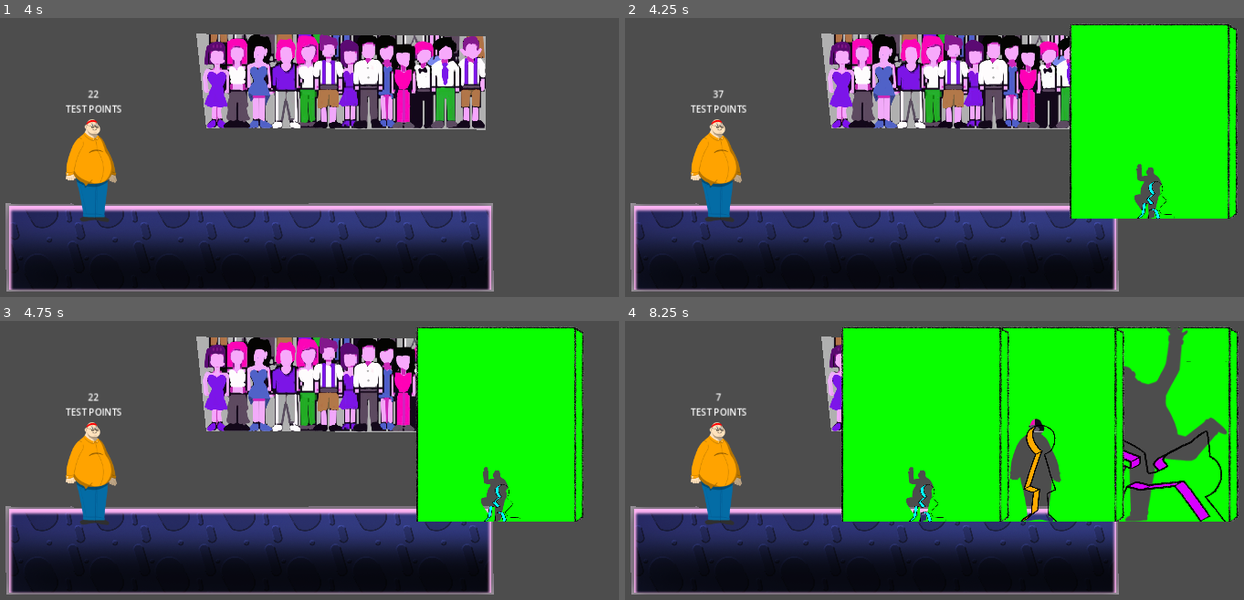
Above: before the commit, frames 1-4 (two rows, left to right).
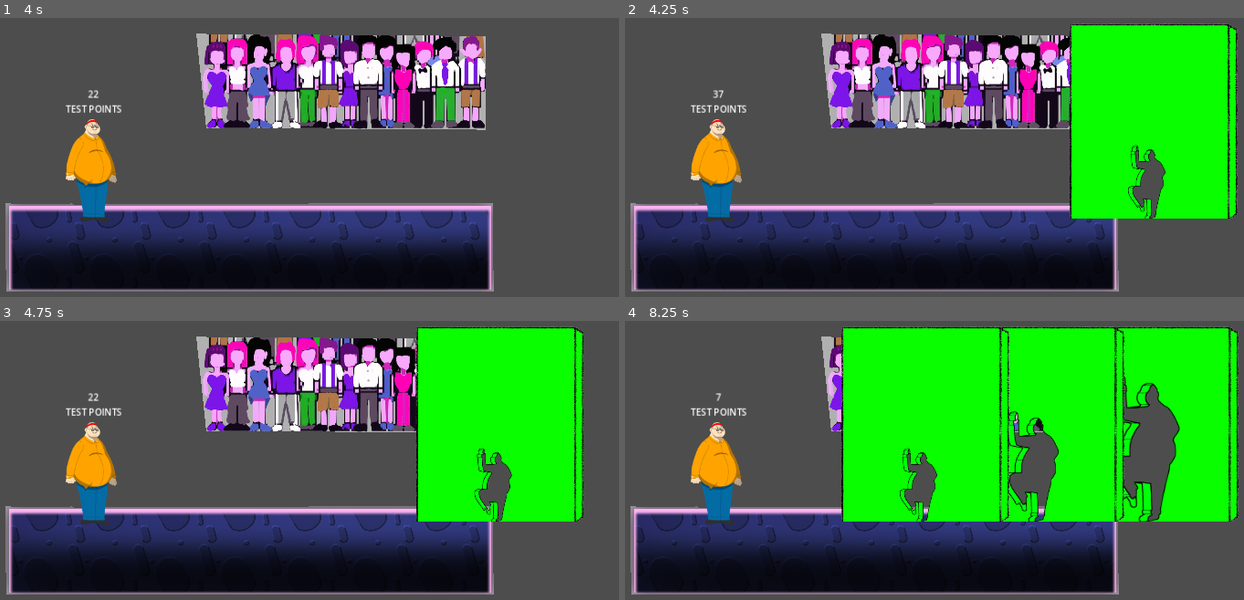
Above: after the commit, the same moments.

Repository: onegm/Scale-Game-Show
Game: Godot game, scene res://levels/Level1.tscn
Same seed, same stepped clock (60 frames per second), same inputs: the game is played once before the commit and once after it.
Inputs:
- Up to frame 1 (4 s): tap Enter at 0.5 s; hold Right (pose_right) 0.53-1.28 s; tap A (look_left) at 0.6, 2.1, 3.6 s; hold Down (pose_down) 1.28-2.03 s; tap D (look_right) at 1.35, 2.85 s; hold Right (pose_right) 2.03-2.78 s; hold Up (pose_up) 2.78-3.53 s; hold Left (pose_left) from 3.53 s (still down)
- Up to frame 2 (4.25 s): keep holding Left (pose_left)
- Up to frame 3 (4.75 s): keep holding Left (pose_left); tap D (look_right) at 4.35 s
- Up to frame 4 (8.25 s): release Left (pose_left) at 5.03 s; hold Down (pose_down) 5.03-5.78 s; tap A (look_left) at 5.1, 6.6, 8.1 s; hold Right (pose_right) 5.78-6.53 s; tap D (look_right) at 5.85, 7.35 s; hold Up (pose_up) 6.53-7.28 s; hold Right (pose_right) 7.28-8.03 s; hold Down (pose_down) from 8.03 s (still down)

Frame 1 is identical in both runs. In frame 2, 0.6% of the frame differs, in the area x 81-89%, y 45-72%; in frame 3, 0.6%; in frame 4, 6.0%, in the area x 44-98%, y 1-72%.

Commit message:
implement new wall cutouts

Diff:
--- a/levels/Level1.tscn
+++ b/levels/Level1.tscn
@@ -3,7 +3,7 @@
 [ext_resource type="Script" path="res://levels/level.gd" id="1_bx0cw"]
 [ext_resource type="PackedScene" uid="uid://c150wmemgs4sn" path="res://player/player.tscn" id="1_c3ycx"]
 [ext_resource type="PackedScene" uid="uid://c5bg2p28cloq2" path="res://environment/LevelBackground.tscn" id="2_qthyg"]
-[ext_resource type="PackedScene" uid="uid://c1wjv5t2mij27" path="res://UI/pause_menu/pause_menu.tscn" id="4_gf4vr"]
+[ext_resource type="PackedScene" uid="uid://c1wjv5t2mij27" path="res://ui/pause_menu/pause_menu.tscn" id="4_gf4vr"]
 
 [node name="Level1" type="Node2D"]
 y_sort_enabled = true
--- a/songs/song_sequence.gd
+++ b/songs/song_sequence.gd
@@ -29,7 +29,7 @@
 			time_sequence.append(float(next_line))
 		next_line = song_sequence_file.get_line()
 		counter += 1
-		if counter > 100 : break
+		if counter > 1000 : break
 
 	add_timers()
 
--- a/walls/Wall.tscn
+++ b/walls/Wall.tscn
@@ -1,70 +1,25 @@
-[gd_scene load_steps=16 format=3 uid="uid://cvprlymwlmhan"]
+[gd_scene load_steps=14 format=3 uid="uid://cvprlymwlmhan"]
 
 [ext_resource type="Script" path="res://walls/wall.gd" id="1_skayl"]
 [ext_resource type="PackedScene" uid="uid://d1fvq2460vh11" path="res://walls/posture/Posture.tscn" id="2_7uj5q"]
 [ext_resource type="Texture2D" uid="uid://bldld0uo8ocjq" path="res://walls/art/wall.png" id="3_rfxvc"]
-[ext_resource type="Texture2D" uid="uid://cdkfpce136suy" path="res://walls/art/outlines.png" id="4_7d671"]
+[ext_resource type="Texture2D" uid="uid://dbr65rhf52o7e" path="res://walls/art/outlines/Crouch Cutout Right.png" id="4_dxtw0"]
+[ext_resource type="Texture2D" uid="uid://fi0eattgvtci" path="res://walls/art/outlines/Point Cutout Left.png" id="4_hixfj"]
+[ext_resource type="Texture2D" uid="uid://8urnmlhh2gdu" path="res://walls/art/outlines/Wave Cutout Left.png" id="5_m0uip"]
+[ext_resource type="Texture2D" uid="uid://kfepw8xarydw" path="res://walls/art/outlines/Fight Cutout Left.png" id="6_hikeu"]
+[ext_resource type="Texture2D" uid="uid://5u37gjrj4ddm" path="res://walls/art/outlines/Crouch Cutout Left.png" id="7_xyo8x"]
+[ext_resource type="Texture2D" uid="uid://bgpo55hdryvjs" path="res://walls/art/outlines/Point Cutout Right.png" id="8_hqnop"]
+[ext_resource type="Texture2D" uid="uid://d3lew8jcbcgr8" path="res://walls/art/outlines/Wave Cutout Right.png" id="9_4xlcj"]
+[ext_resource type="Texture2D" uid="uid://b6ba1j03g4tr3" path="res://walls/art/outlines/Fight Cutout Right.png" id="10_v44wy"]
 
 [sub_resource type="RectangleShape2D" id="RectangleShape2D_wwqmh"]
 size = Vector2(26, 690)
-
-[sub_resource type="AtlasTexture" id="AtlasTexture_vqhof"]
-atlas = ExtResource("4_7d671")
-region = Rect2(750, 0, 750, 750)
-
-[sub_resource type="AtlasTexture" id="AtlasTexture_jbild"]
-atlas = ExtResource("4_7d671")
-region = Rect2(1500, 0, 750, 750)
-
-[sub_resource type="AtlasTexture" id="AtlasTexture_c3ey3"]
-atlas = ExtResource("4_7d671")
-region = Rect2(1500, 750, 750, 750)
-
-[sub_resource type="AtlasTexture" id="AtlasTexture_ogo7y"]
-atlas = ExtResource("4_7d671")
-region = Rect2(2250, 0, 750, 750)
-
-[sub_resource type="AtlasTexture" id="AtlasTexture_t3j10"]
-atlas = ExtResource("4_7d671")
-region = Rect2(2250, 750, 750, 750)
-
-[sub_resource type="AtlasTexture" id="AtlasTexture_q7m2w"]
-atlas = ExtResource("4_7d671")
-region = Rect2(0, 750, 750, 750)
-
-[sub_resource type="AtlasTexture" id="AtlasTexture_xn0k0"]
-atlas = ExtResource("4_7d671")
-region = Rect2(0, 1500, 750, 750)
-
-[sub_resource type="AtlasTexture" id="AtlasTexture_xk8uv"]
-atlas = ExtResource("4_7d671")
-region = Rect2(750, 750, 750, 750)
-
-[sub_resource type="AtlasTexture" id="AtlasTexture_aqegs"]
-atlas = ExtResource("4_7d671")
-region = Rect2(750, 1500, 750, 750)
 
 [sub_resource type="SpriteFrames" id="SpriteFrames_wrvex"]
 animations = [{
 "frames": [{
 "duration": 1.0,
-"texture": SubResource("AtlasTexture_vqhof")
-}],
-"loop": false,
-"name": &"0",
-"speed": 1.0
-}, {
-"frames": [{
-"duration": 1.0,
-"texture": SubResource("AtlasTexture_jbild")
-}],
-"loop": false,
-"name": &"1",
-"speed": 1.0
-}, {
-"frames": [{
-"duration": 1.0,
-"texture": SubResource("AtlasTexture_c3ey3")
+"texture": ExtResource("4_hixfj")
 }],
 "loop": false,
 "name": &"2",
@@ -72,7 +27,7 @@
 }, {
 "frames": [{
 "duration": 1.0,
-"texture": SubResource("AtlasTexture_ogo7y")
+"texture": ExtResource("5_m0uip")
 }],
 "loop": false,
 "name": &"3",
@@ -80,15 +35,15 @@
 }, {
 "frames": [{
 "duration": 1.0,
-"texture": SubResource("AtlasTexture_t3j10")
+"texture": ExtResource("6_hikeu")
 }],
-"loop": true,
+"loop": false,
 "name": &"4",
-"speed": 5.0
+"speed": 1.0
 }, {
 "frames": [{
 "duration": 1.0,
-"texture": SubResource("AtlasTexture_q7m2w")
+"texture": ExtResource("7_xyo8x")
 }],
 "loop": false,
 "name": &"5",
@@ -96,7 +51,7 @@
 }, {
 "frames": [{
 "duration": 1.0,
-"texture": SubResource("AtlasTexture_xn0k0")
+"texture": ExtResource("8_hqnop")
 }],
 "loop": false,
 "name": &"6",
@@ -104,7 +59,7 @@
 }, {
 "frames": [{
 "duration": 1.0,
-"texture": SubResource("AtlasTexture_xk8uv")
+"texture": ExtResource("9_4xlcj")
 }],
 "loop": false,
 "name": &"7",
@@ -112,10 +67,18 @@
 }, {
 "frames": [{
 "duration": 1.0,
-"texture": SubResource("AtlasTexture_aqegs")
+"texture": ExtResource("10_v44wy")
 }],
 "loop": true,
 "name": &"8",
+"speed": 5.0
+}, {
+"frames": [{
+"duration": 1.0,
+"texture": ExtResource("4_dxtw0")
+}],
+"loop": true,
+"name": &"9",
 "speed": 5.0
 }]
 
@@ -135,7 +98,6 @@
 shape = SubResource("RectangleShape2D_wwqmh")
 
 [node name="Outlines" type="AnimatedSprite2D" parent="."]
-scale = Vector2(0.25, 0.25)
 sprite_frames = SubResource("SpriteFrames_wrvex")
-animation = &"0"
+animation = &"8"
 offset = Vector2(0, -375)
--- a/walls/posture/Posture.tscn
+++ b/walls/posture/Posture.tscn
@@ -1,20 +1,10 @@
-[gd_scene load_steps=15 format=3 uid="uid://d1fvq2460vh11"]
+[gd_scene load_steps=11 format=3 uid="uid://d1fvq2460vh11"]
 
-[ext_resource type="Texture2D" uid="uid://bw8ajx4a87xqt" path="res://walls/art/wall_holes/Idle - White.png" id="1_kr8ek"]
-[ext_resource type="Texture2D" uid="uid://b0apenmy72e4q" path="res://walls/art/wall_holes/Ready - White.png" id="2_83j7r"]
 [ext_resource type="Script" path="res://walls/posture/posture.gd" id="2_hqkx4"]
 [ext_resource type="Texture2D" uid="uid://o5mkuuat6277" path="res://walls/art/wall_holes/Point - White.png" id="2_ik2b8"]
 [ext_resource type="Texture2D" uid="uid://byddne3tw3op1" path="res://walls/art/wall_holes/Fight - White.png" id="3_lgifs"]
 [ext_resource type="Texture2D" uid="uid://72tk1iv8fqs4" path="res://walls/art/wall_holes/Wave - White.png" id="4_lfp86"]
 [ext_resource type="Texture2D" uid="uid://qhbah4ttb3wj" path="res://walls/art/wall_holes/Crouch - White.png" id="6_afbeo"]
-
-[sub_resource type="AtlasTexture" id="AtlasTexture_6bv54"]
-atlas = ExtResource("1_kr8ek")
-region = Rect2(0, 0, 750, 750)
-
-[sub_resource type="AtlasTexture" id="AtlasTexture_87du6"]
-atlas = ExtResource("2_83j7r")
-region = Rect2(0, 0, 750, 750)
 
 [sub_resource type="AtlasTexture" id="AtlasTexture_36h6j"]
 atlas = ExtResource("2_ik2b8")
@@ -34,22 +24,6 @@
 
 [sub_resource type="SpriteFrames" id="SpriteFrames_mrt07"]
 animations = [{
-"frames": [{
-"duration": 1.0,
-"texture": SubResource("AtlasTexture_6bv54")
-}],
-"loop": false,
-"name": &"0",
-"speed": 1.0
-}, {
-"frames": [{
-"duration": 1.0,
-"texture": SubResource("AtlasTexture_87du6")
-}],
-"loop": false,
-"name": &"1",
-"speed": 1.0
-}, {
 "frames": [{
 "duration": 1.0,
 "texture": SubResource("AtlasTexture_36h6j")
@@ -86,6 +60,6 @@
 [node name="Posture" type="AnimatedSprite2D"]
 clip_children = 1
 sprite_frames = SubResource("SpriteFrames_mrt07")
-animation = &"5"
+animation = &"2"
 offset = Vector2(0, -375)
 script = ExtResource("2_hqkx4")
--- a/walls/posture/posture.gd
+++ b/walls/posture/posture.gd
@@ -4,5 +4,5 @@
 	flip_h = flipped
 	play(str(index))
 
-func set_posture_scale(new_scale : int):
+func set_posture_scale(new_scale : float):
 	scale = new_scale*Vector2.ONE
--- a/walls/posture/postureDTO.gd
+++ b/walls/posture/postureDTO.gd
@@ -4,6 +4,7 @@
 enum SIZE {SMALL, MEDIUM, LARGE}
 enum DIRECTION {CENTER, LEFT, RIGHT}
 enum POSTURE {IDLE, READY, POINT, WAVE, FIGHT, CROUCH}
+static var wall_postures = [POSTURE.POINT, POSTURE.WAVE, POSTURE.FIGHT, POSTURE.CROUCH]
 
 var size : SIZE
 var direction : DIRECTION
@@ -17,12 +18,12 @@
 	direction = new_direction
 	posture = new_posture
 
-static func get_random():
+static func get_random_wall():
 	var rand = RandomNumberGenerator.new()
 	return PostureDTO.new(
 		rand.randi_range(0, SIZE.size()-1),
 		rand.randi_range(0, DIRECTION.size()-1),
-		rand.randi_range(0, POSTURE.size()-1)
+		rand.randi_range(2, POSTURE.size()-1)
 	)
 
 func equals(other : PostureDTO) -> bool:
--- a/walls/wall.gd
+++ b/walls/wall.gd
@@ -2,6 +2,7 @@
 
 @onready var posture = $Posture
 @onready var outlines = $Outlines
+@onready var wall = $Posture/Wall
 
 var postureDTO : PostureDTO
 var speed = 100
@@ -19,14 +20,16 @@
 		queue_free()
 
 func set_posture_from_DTO(new_posture : PostureDTO):
+	assert(new_posture.posture in PostureDTO.wall_postures, "Invalid wall posture choice: " + str(new_posture.posture))
 	postureDTO = new_posture
-	set_wall_and_posture_scale(postureDTO.size + 1)
+	set_wall_and_posture_scale(postureDTO.size)
 	posture.set_posture(postureDTO.posture, postureDTO.direction == postureDTO.DIRECTION.RIGHT)
 
-	var posture_num = max(0, postureDTO.posture*2 - (1 if postureDTO.direction % 2 == 0 else 0))
-	outlines.play(str(min(8, posture_num)))
+	var posture_num = (postureDTO.posture + PostureDTO.wall_postures.size()) if postureDTO.direction == postureDTO.DIRECTION.RIGHT else postureDTO.posture
+	outlines.play(str(posture_num))
 
-func set_wall_and_posture_scale(new_scale : int):
+func set_wall_and_posture_scale(new_scale : float):
+	new_scale = (new_scale + 2.0)/1.5
 	posture.set_posture_scale(new_scale)
-	$Posture/Wall.scale /= new_scale
-	outlines.scale = (Vector2.ONE/4.0)*new_scale
+	wall.scale /= new_scale
+	outlines.scale = Vector2.ONE*new_scale
--- a/walls/wall_sequence/wall_sequence_1.gd
+++ b/walls/wall_sequence/wall_sequence_1.gd
@@ -4,10 +4,8 @@
 func _init():
 	sequence = [
 		PostureDTO.new(SIZE.SMALL, DIRECTION.LEFT, POSTURE.FIGHT),
-		PostureDTO.new(SIZE.MEDIUM, DIRECTION.RIGHT, POSTURE.IDLE),
-		PostureDTO.new(SIZE.LARGE, DIRECTION.LEFT, POSTURE.WAVE),
-		PostureDTO.new(SIZE.SMALL, DIRECTION.LEFT, POSTURE.POINT),
-		PostureDTO.new(SIZE.LARGE, DIRECTION.RIGHT, POSTURE.READY),
+		PostureDTO.new(SIZE.MEDIUM, DIRECTION.LEFT, POSTURE.FIGHT),
+		PostureDTO.new(SIZE.LARGE, DIRECTION.LEFT, POSTURE.FIGHT),
 		PostureDTO.new(SIZE.MEDIUM, DIRECTION.LEFT, POSTURE.CROUCH),
 		PostureDTO.new(SIZE.LARGE, DIRECTION.RIGHT, POSTURE.FIGHT),
 		PostureDTO.new(SIZE.MEDIUM, DIRECTION.LEFT, POSTURE.FIGHT),
--- a/walls/wall_spawner.gd
+++ b/walls/wall_spawner.gd
@@ -27,4 +27,4 @@
 	var new_wall = wall_scene.instantiate()
 	add_sibling(new_wall)
 	new_wall.global_position = spawn_position
-	new_wall.set_posture_from_DTO(PostureDTO.get_random())
+	new_wall.set_posture_from_DTO(PostureDTO.get_random_wall())
Not shown, changed: songs/song_timestamps/song_2.txt
Binary file removed: walls/art/outlines.png
Renamed: walls/art/wall_holes/Crouch Cutout Left.png -> walls/art/outlines/Crouch Cutout Left.png
Not shown, changed: walls/art/outlines/Crouch Cutout Left.png.import
Renamed: walls/art/wall_holes/Crouch Cutout Right.png -> walls/art/outlines/Crouch Cutout Right.png
Not shown, added: walls/art/outlines/Crouch Cutout Right.png.import
Renamed: walls/art/wall_holes/Fight Cutout Left.png -> walls/art/outlines/Fight Cutout Left.png
Not shown, added: walls/art/outlines/Fight Cutout Left.png.import
Renamed: walls/art/wall_holes/Fight Cutout Right.png -> walls/art/outlines/Fight Cutout Right.png
Not shown, added: walls/art/outlines/Fight Cutout Right.png.import
Renamed: walls/art/wall_holes/Point Cutout Left.png -> walls/art/outlines/Point Cutout Left.png
Not shown, added: walls/art/outlines/Point Cutout Left.png.import
(and 7 more such lines)
